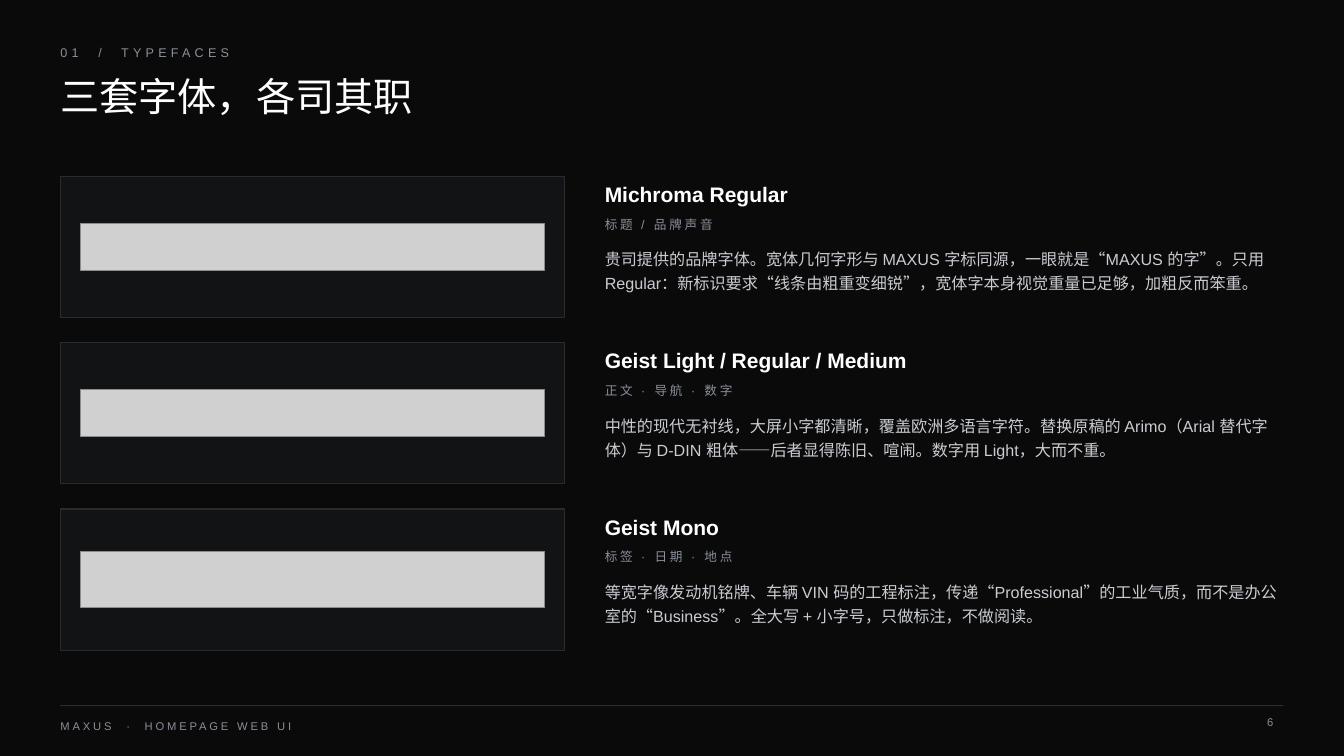
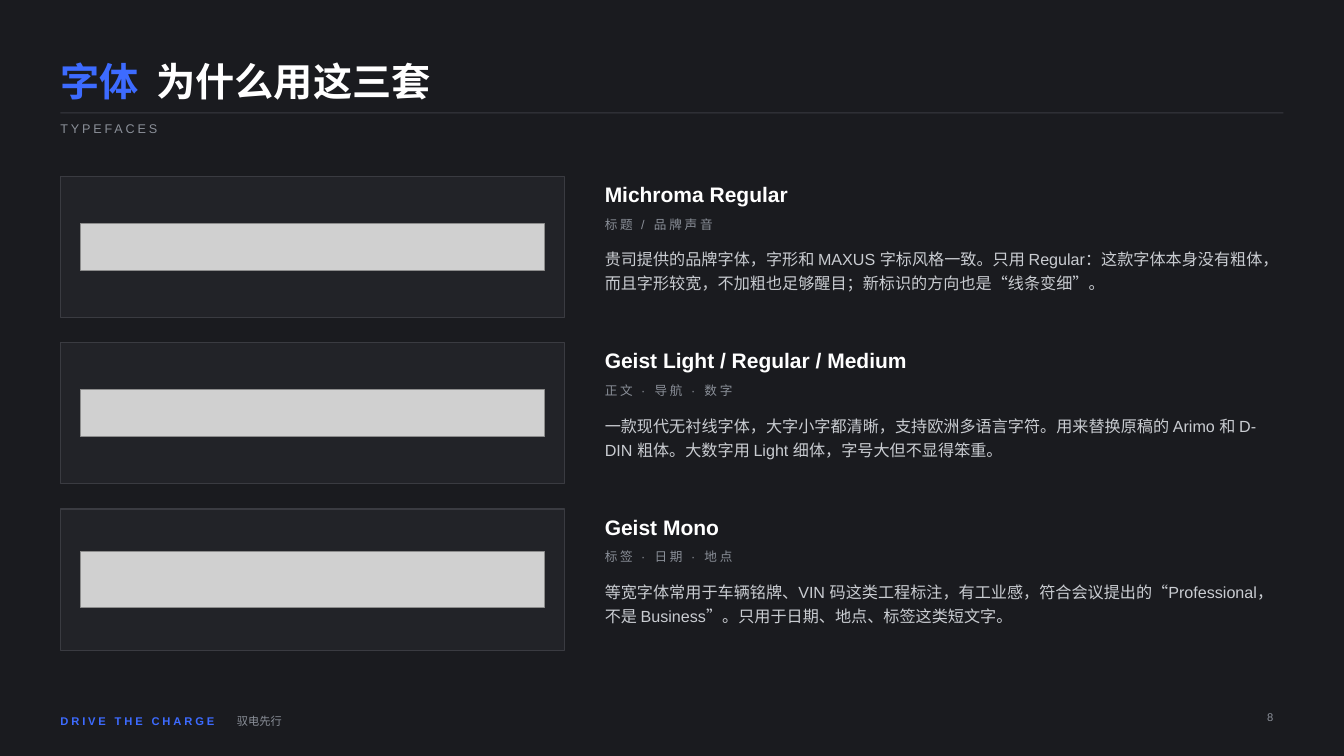
Before and after one commit to deko009/Claude, a slide deck: slide 8 of deck/MAXUS_首页WebUI_设计解说.pptx (slide 6 before the commit). Drawn at 1344x756 pixels with LibreOffice and Linux fonts; fonts in the diff are those of the drawing; grey boxes stand for pictures. Boxes give left, top, right and bottom in pixels: in the first picture for what was removed or moved away, otherwise in the second. Text is boxed around its words. In the diff, an @@ line names an element or a change of style, - is before the commit and + after.

```diff
--- a/deck/MAXUS_首页WebUI_设计解说.pptx
+++ b/deck/MAXUS_首页WebUI_设计解说.pptx
@@ background #0A0A0B to #1A1B1F @@
@@ text at (x1=60, y1=48, x2=229, y2=57): text changed @@
-01 / TYPEFACES
+TYPEFACES
@@ text removed at (x1=60, y1=78, x2=412, y2=115) @@
-三套字体，各司其职
@@ text added at (x1=60, y1=62, x2=430, y2=100), 28 pt, text #FFFFFF, bold @@
+字体 为什么用这三套
@@ line added from (60, 113) to (1284, 113), #3A3B41 0.75 pt @@
@@ text at (x1=605, y1=251, x2=1279, y2=292): text changed @@
-贵司提供的品牌字体。宽体几何字形与 MAXUS 字标同源，一眼就是“MAXUS 的字”。只用 Regular：新标识要求“线条由粗重变细锐”，宽体字本身视觉重量已足够，加粗反而笨重。
+贵司提供的品牌字体，字形和 MAXUS 字标风格一致。只用 Regular：这款字体本身没有粗体，而且字形较宽，不加粗也足够醒目；新标识的方向也是“线条变细”。
@@ text at (x1=605, y1=418, x2=1256, y2=460): text changed @@
-中性的现代无衬线，大屏小字都清晰，覆盖欧洲多语言字符。替换原稿的 Arimo（Arial 替代字体）与 D-DIN 粗体——后者显得陈旧、喧闹。数字用 Light，大而不重。
+一款现代无衬线字体，大字小字都清晰，支持欧洲多语言字符。用来替换原稿的 Arimo 和 D-DIN 粗体。大数字用 Light 细体，字号大但不显得笨重。
@@ fill #121315 to #222328; outline #2A2B2E 0.75 pt to #3A3B41 0.75 pt in 3 elements at (x1=60, y1=176, x2=565, y2=318), (x1=60, y1=343, x2=565, y2=484), (x1=60, y1=509, x2=565, y2=650) @@
@@ text at (x1=605, y1=584, x2=1274, y2=624): text changed @@
-等宽字像发动机铭牌、车辆 VIN 码的工程标注，传递“Professional”的工业气质，而不是办公室的“Business”。全大写 + 小字号，只做标注，不做阅读。
+等宽字体常用于车辆铭牌、VIN 码这类工程标注，有工业感，符合会议提出的“Professional，不是 Business”。只用于日期、地点、标签这类短文字。
@@ line removed from (60, 706) to (1284, 706) @@
@@ text added at (x1=60, y1=717, x2=215, y2=725), 8 pt, text #3D6BFF, bold @@
+DRIVE THE CHARGE
@@ text added at (x1=237, y1=716, x2=282, y2=726), 8 pt, text #8A8F98 @@
+驭电先行
@@ page number removed at (x1=1267, y1=718, x2=1273, y2=726) @@
-6
@@ page number added at (x1=1267, y1=713, x2=1273, y2=721), 8 pt, text #8A8F98 @@
+8
@@ text removed at (x1=60, y1=722, x2=111, y2=730) @@
-MAXUS · HOMEPAGE WEB UI
```
Also in this commit, not shown: 24 other slides changed, 4 slides added, 2 slides removed, 3 other files.
